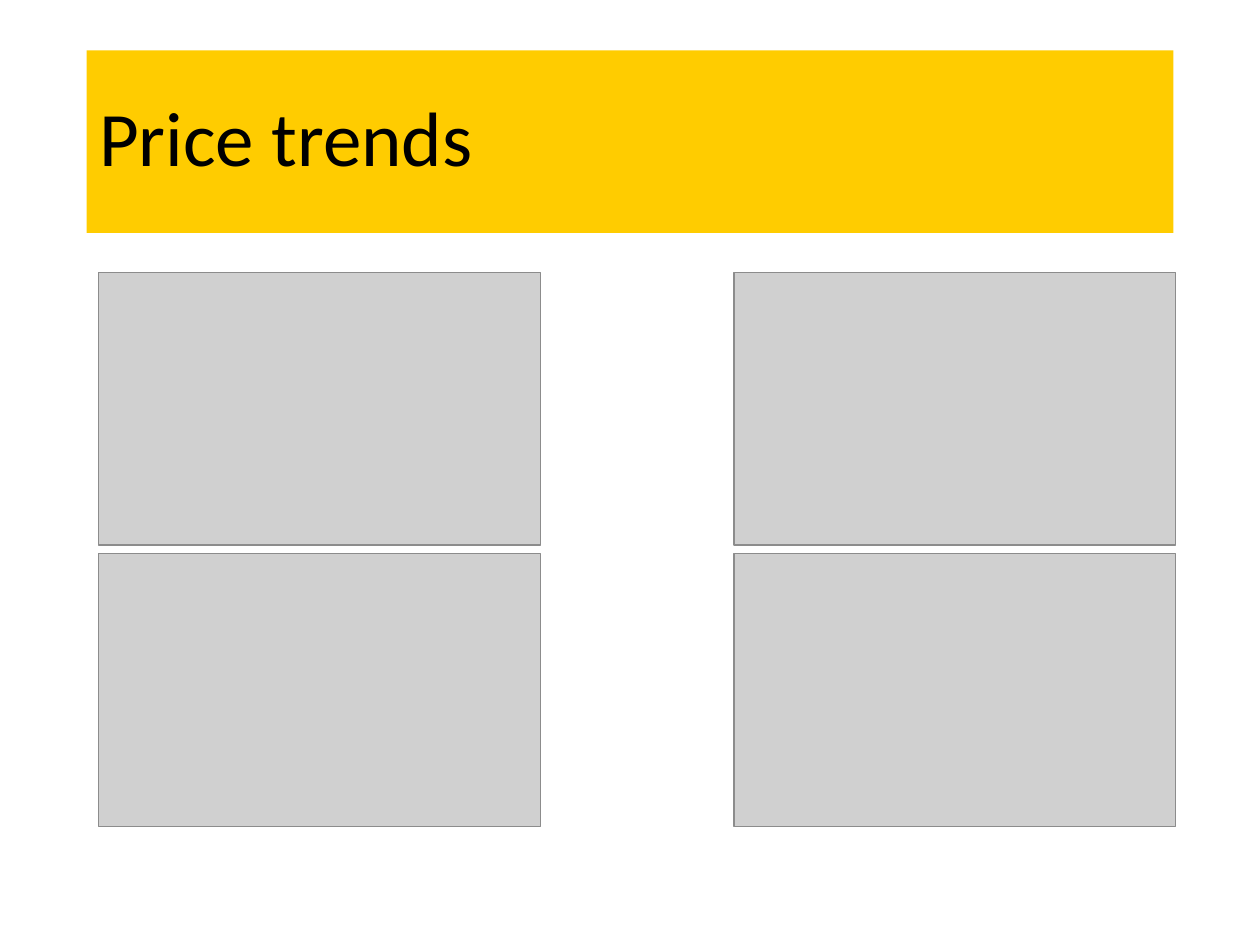
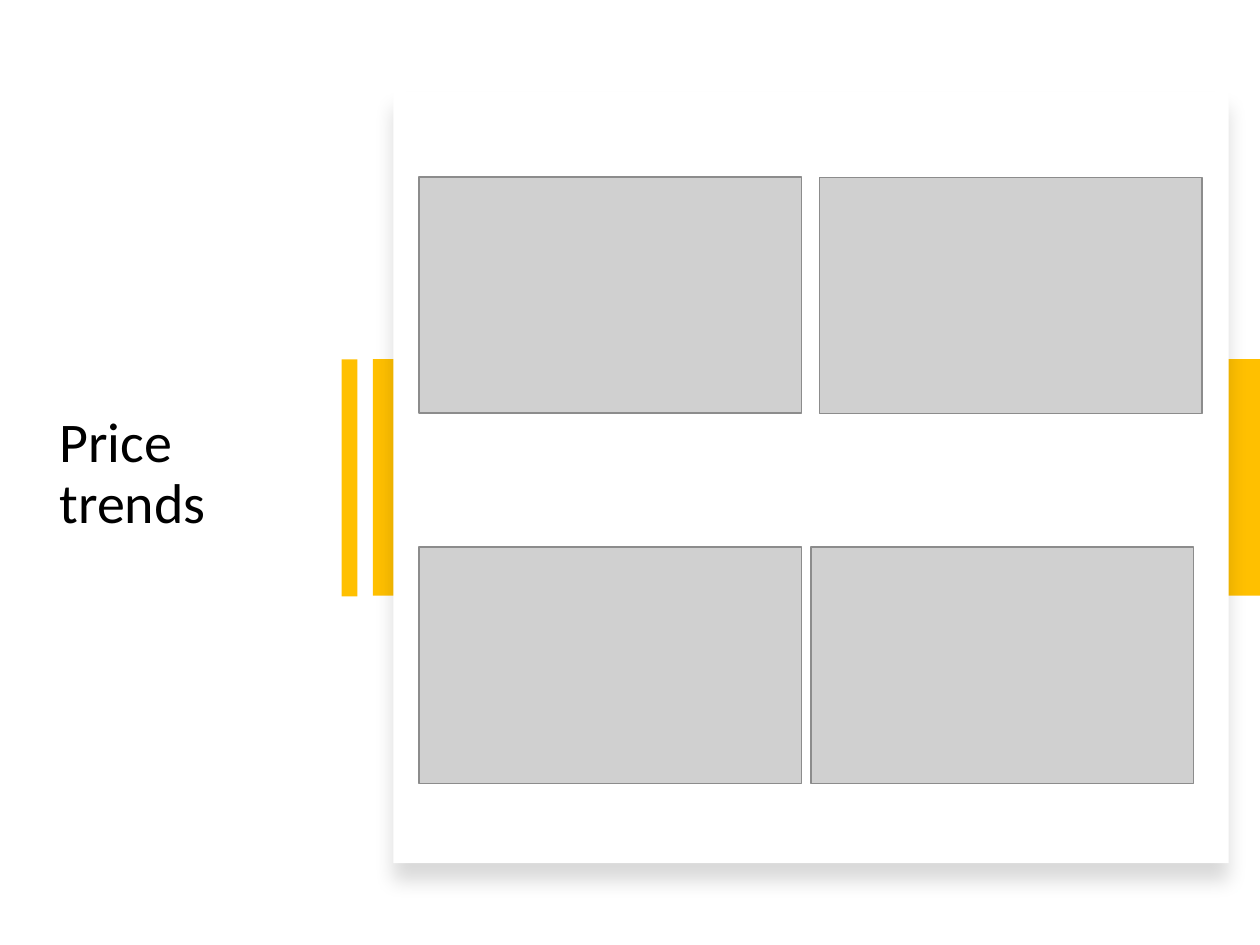
Before and after one commit to Scottielee33/thesis_2024_PC_LTE, a slide deck: slide 5 of final_presentation.pptx (slide 6 before the commit). Drawn at 1260x945 pixels with LibreOffice and Linux fonts; fonts in the diff are those of the drawing; grey boxes stand for pictures. Boxes give left, top, right and bottom in pixels: in the first picture for what was removed or moved away, otherwise in the second. Text is boxed around its words. In the diff, an @@ line names an element or a change of style, - is before the commit and + after.

```diff
--- a/final_presentation.pptx
+++ b/final_presentation.pptx
@@ rectangle added at (x1=393, y1=92, x2=1228, y2=863), fill #FFFFFF @@
@@ picture resized from (x1=98, y1=272, x2=541, y2=544) to (x1=420, y1=176, x2=803, y2=413) @@
@@ picture resized from (x1=735, y1=553, x2=1177, y2=825) to (x1=819, y1=178, x2=1202, y2=415) @@
@@ title "Price trends" moved from (x1=87, y1=50, x2=1173, y2=233) to (x1=60, y1=423, x2=206, y2=524) @@
@@ title "Price trends" at (x1=60, y1=423, x2=206, y2=524): size 44 to 32 pt; fill #FFCC00 to none @@
@@ rectangle added at (x1=341, y1=359, x2=357, y2=596), fill #FFC000 @@
@@ rectangle added at (x1=373, y1=359, x2=1260, y2=596), fill #FFC000 @@
@@ picture resized from (x1=98, y1=553, x2=541, y2=825) to (x1=420, y1=547, x2=803, y2=784) @@
@@ picture resized from (x1=735, y1=272, x2=1177, y2=544) to (x1=811, y1=547, x2=1194, y2=784) @@
```
Also in this commit, not shown: 4 other slides changed, 1 slide added, 1 slide removed, 1 other file.
